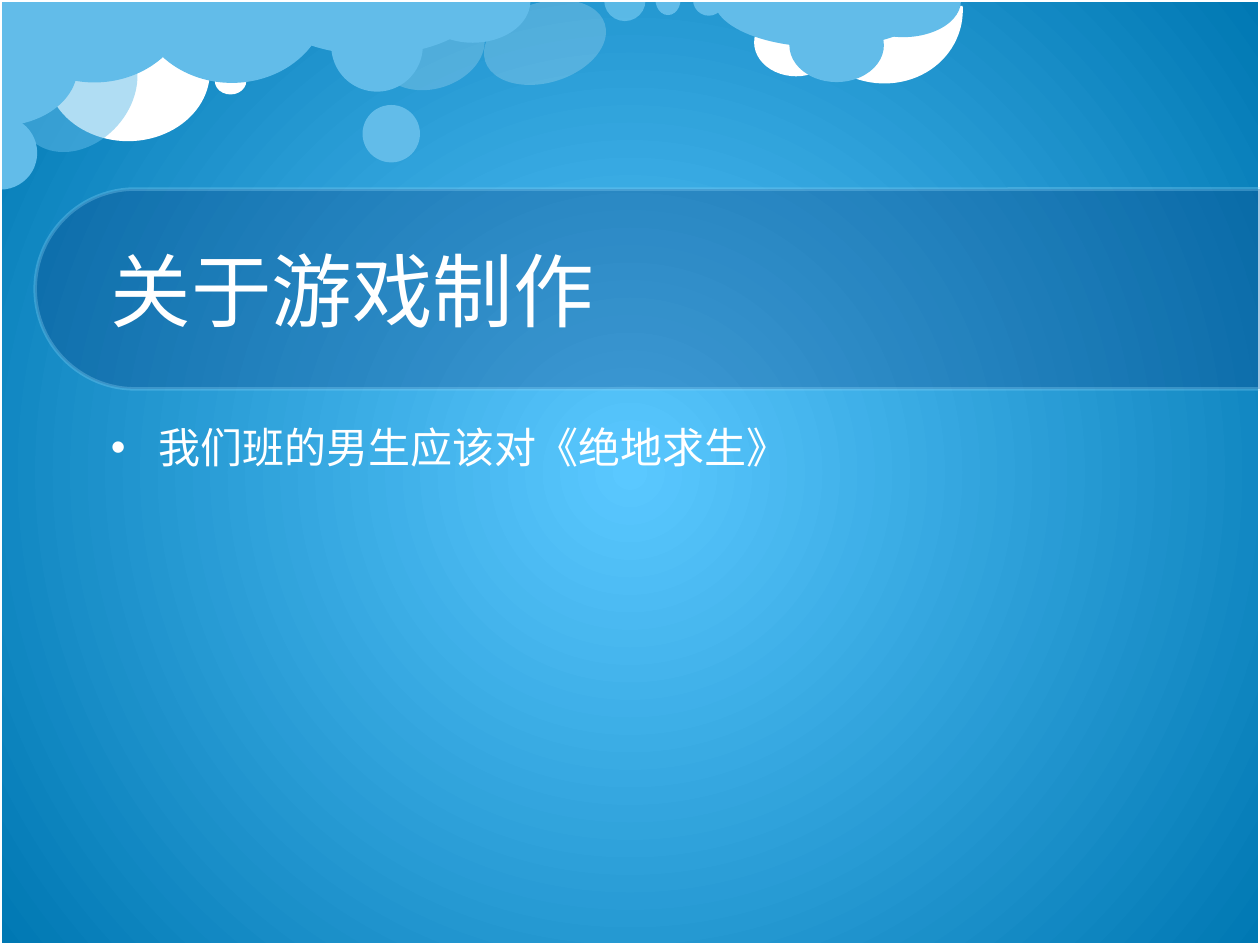
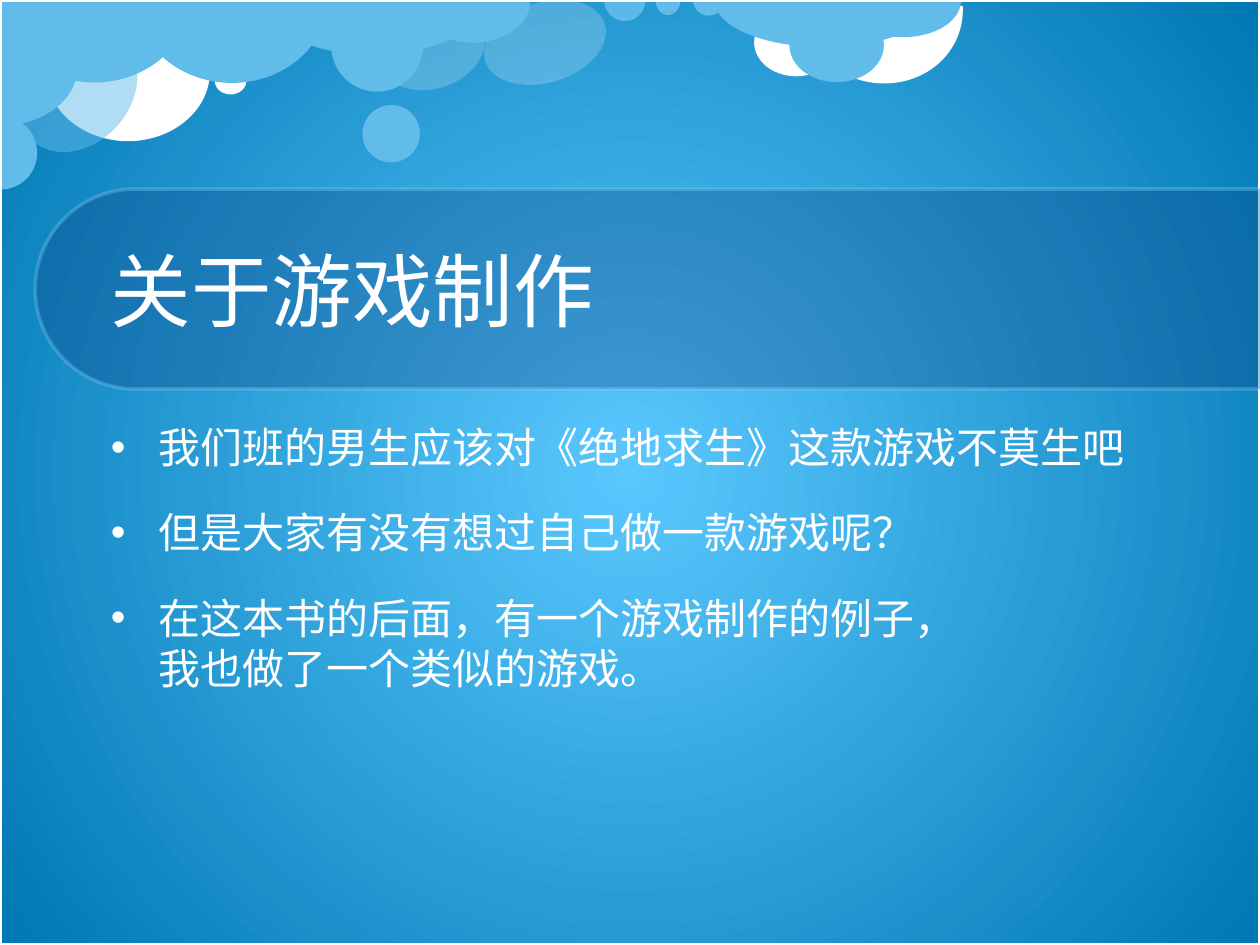
Before and after one commit to calvinweb/ppt, a slide deck: slide 4 of 读书交流-林愉轩.pptx. Drawn at 1260x945 pixels with LibreOffice and Linux fonts; fonts in the diff are those of the drawing; background and template pictures are left out. Boxes give left, top, right and bottom in pixels: in the first picture for what was removed or moved away, otherwise in the second. Text is boxed around its words. In the diff, an @@ line names an element or a change of style, - is before the commit and + after.

```diff
--- a/读书交流-林愉轩.pptx
+++ b/读书交流-林愉轩.pptx
@@ text at [158,421,1124,688]: text changed @@
-• 我们班的男生应该对《绝地求生》
+• 我们班的男生应该对《绝地求生》这款游戏不莫生吧
+• 但是大家有没有想过自己做一款游戏呢？
+• 在这本书的后面，有一个游戏制作的例子， 我也做了一个类似的游戏。
```
Also in this commit, not shown: 1 other slide changed.
